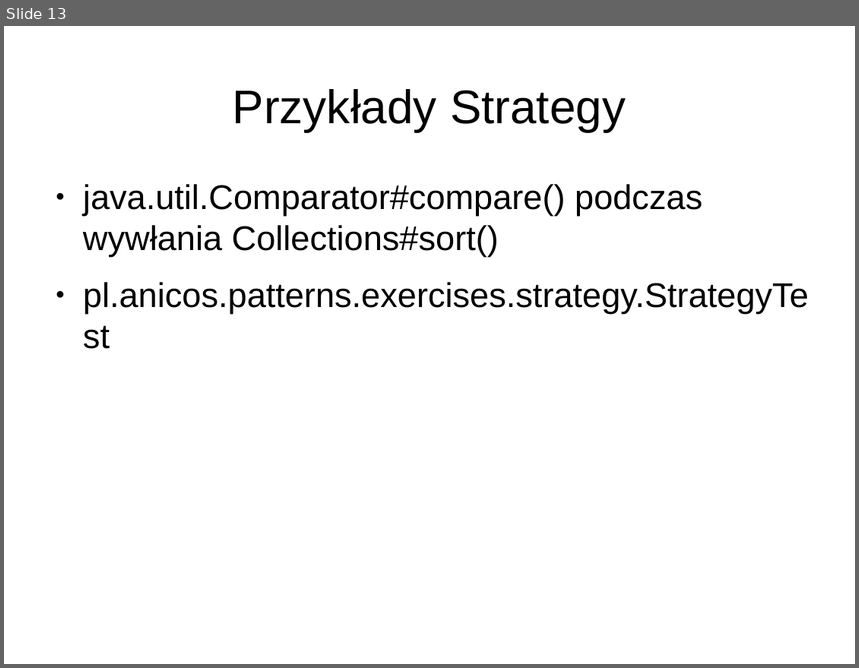
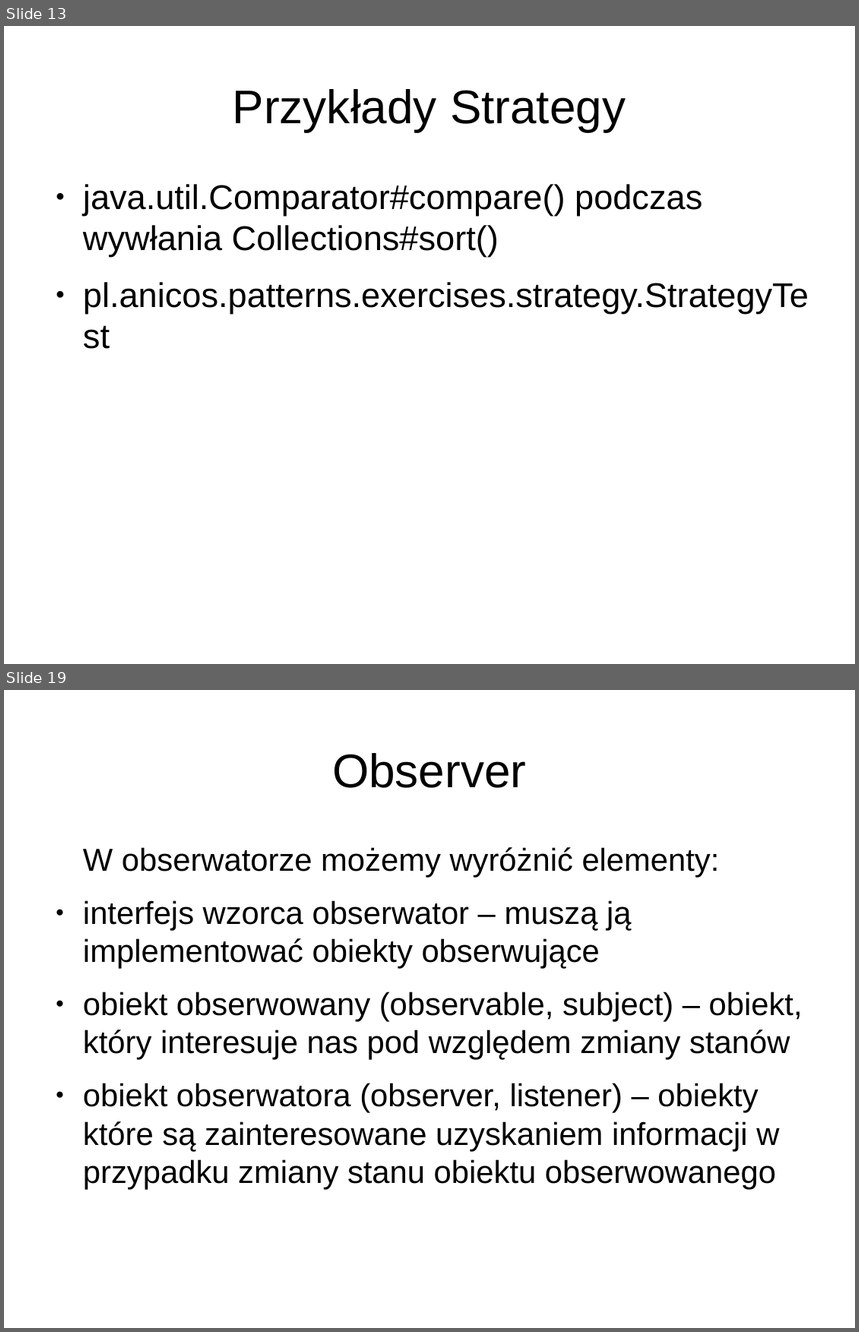
Before and after one commit to anicos/wzorce-projektowe-prezentacja, a slide deck: Part_3.odp. Shown one above the other, each under a label of ours: slide 13 before the commit, slides 13 and 19 after it; the slides between them are not shown. The pictures are 859x668 and 859x1332 pixels, drawn with LibreOffice and Linux fonts; fonts in the diff are those of the drawing. Boxes give left, top, right and bottom in pixels: in the first picture for what was removed or moved away, otherwise in the second. Text is boxed around its words. In the diff, an @@ line names an element or a change of style, - is before the commit and + after.

```diff
--- a/Part_3.odp
+++ b/Part_3.odp
@@ slide 19 added at [4, 690, 855, 1328], background #FFFFFF @@
@@ title added at [332, 753, 526, 788], 44 pt, text #000000 @@
+Observer
@@ text added at [83, 847, 803, 1189], 29.6 pt, text #000000 @@
+W obserwatorze możemy wyróżnić elementy:
+● interfejs wzorca obserwator – muszą ją implementować obiekty obserwujące
+● obiekt obserwowany (observable, subject) – obiekt, który interesuje nas pod względem zmiany stanów
+● obiekt obserwatora (observer, listener) – obiekty które są zainteresowane uzyskaniem informacji w przypadku zmiany stanu obiektu obserwowanego
```
Also in this commit, not shown: 11 other slides added, 2 other files.
